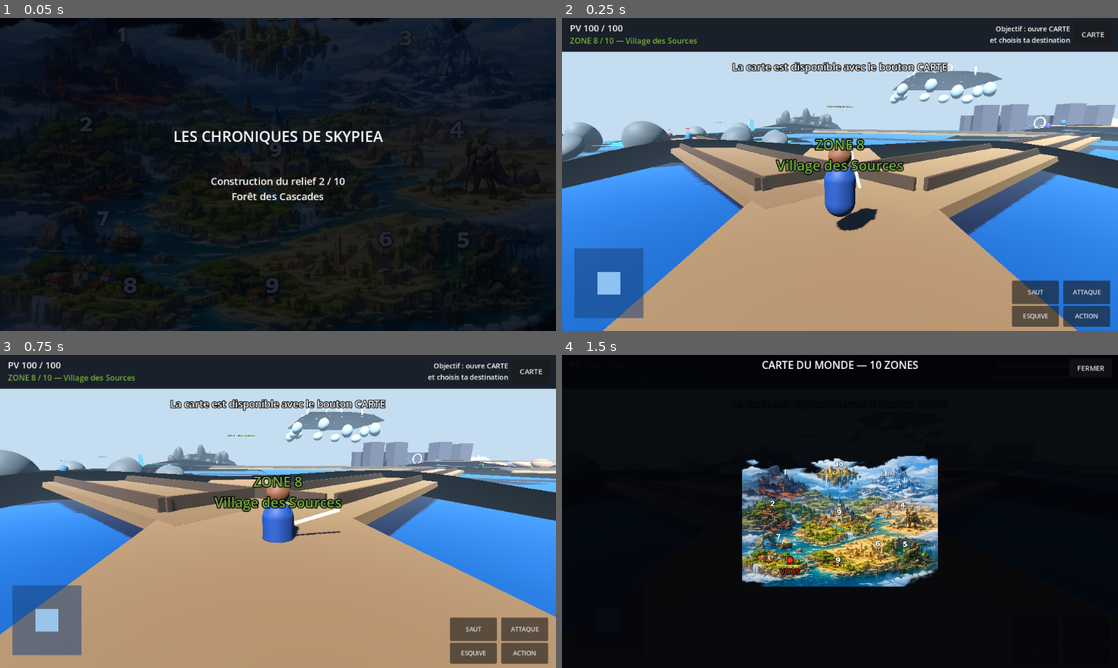
Above: before the commit, frames 1-4 (two rows, left to right).
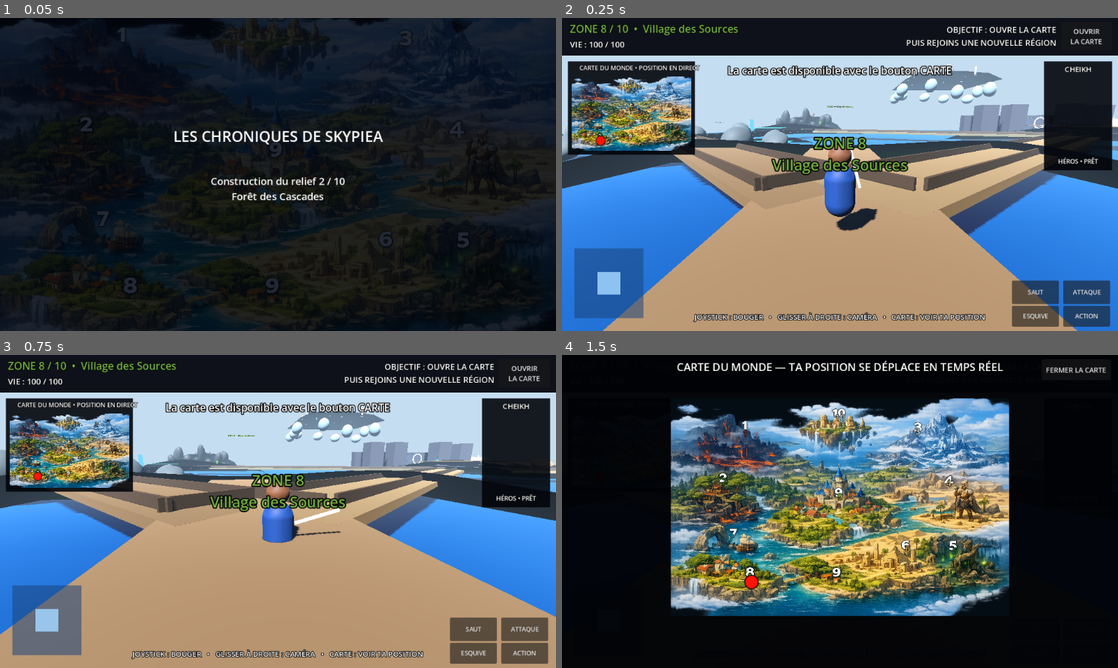
Above: after the commit, the same moments.

Repository: Chasmet/Zelda-like
Game: Godot game, scene res://scenes/main.tscn
The game is run twice, just before and just after one commit, with the same random seed, the same clock (stepped at 60 frames per second) and the same inputs. Sound files missing from this copy of the repository are replaced by a short silence.
Inputs (mouse positions are in pixels of both pictures, inside the frame that each line leads up to):
- Up to frame 1 (0.05 s): no input
- Up to frame 2 (0.25 s): no input
- Up to frame 3 (0.75 s): tap Enter at 0.5 s; move the mouse to (305, 511) at 0.52 s; hold W (move_forward) from 0.53 s (still down); tap F (attack) at 0.6 s; click (305, 511) at 0.67 s
- Up to frame 4 (1.5 s): tap Space (jump) at 0.77 s; release W (move_forward) at 1.25 s; click "CARTE" (after the commit: "OUVRIR LA CARTE") at 1.25 s

Frame 1 is identical in both runs. In frame 2, 17% of the frame differs, in the area x 0-100%, y 2-98%; in frame 3, 17%; in frame 4, 40%, in the area x 19-98%, y 1-84%.

Commit message:
Afficher la carte, le point mobile et le portrait du héros
Ajoute la vraie carte du monde dans le HUD, un marqueur rouge en temps réel, une carte plein écran, un portrait 3D face caméra et des indications de jeu plus lisibles. La scène a été lancée et capturée après chargement complet avant l’export Android.

Diff:
--- a/scenes/main.tscn
+++ b/scenes/main.tscn
@@ -1,6 +1,14 @@
-[gd_scene load_steps=2 format=3]
+[gd_scene load_steps=4 format=3]
 
-[ext_resource type="Script" path="res://scripts/main_worldmap.gd" id="1_main"]
+[ext_resource type="Script" path="res://scripts/main_hud_final.gd" id="1_main"]
+[ext_resource type="Script" path="res://scripts/portrait_hud_adjuster.gd" id="2_portrait"]
+[ext_resource type="Script" path="res://scripts/ci_hud_capture.gd" id="3_capture"]
 
-[node name="SkypieaWorldMapRelief" type="Node3D"]
+[node name="SkypieaWorldMapPortraitHUD" type="Node3D"]
 script = ExtResource("1_main")
+
+[node name="PortraitHUDAdjuster" type="Node" parent="."]
+script = ExtResource("2_portrait")
+
+[node name="CIHUDCapture" type="Node" parent="."]
+script = ExtResource("3_capture")
--- /dev/null
+++ b/scripts/ci_hud_capture.gd
@@ -0,0 +1,57 @@
+extends Node
+
+const SCREENSHOT_PATH := "res://build/validation/HUD-Carte-Portrait.png"
+const MAX_WAIT_SECONDS := 110.0
+
+
+func _ready() -> void:
+	if "--ci-hud-shot" not in OS.get_cmdline_user_args():
+		return
+	call_deferred("_capture_loaded_hud")
+
+
+func _capture_loaded_hud() -> void:
+	var game := get_parent()
+	var started_at := Time.get_ticks_msec()
+
+	while (Time.get_ticks_msec() - started_at) < int(MAX_WAIT_SECONDS * 1000.0):
+		await get_tree().process_frame
+		if _hud_is_ready(game):
+			await get_tree().create_timer(2.0).timeout
+			if game.has_method("_update_live_hud"):
+				game.call("_update_live_hud")
+			await RenderingServer.frame_post_draw
+			var output_path := ProjectSettings.globalize_path(SCREENSHOT_PATH)
+			DirAccess.make_dir_recursive_absolute(output_path.get_base_dir())
+			var image := get_viewport().get_texture().get_image()
+			var save_error := image.save_png(output_path)
+			if save_error != OK:
+				push_error("CI HUD capture failed with error %d" % save_error)
+				get_tree().quit(2)
+				return
+			print("CI HUD capture saved: %s" % output_path)
+			get_tree().quit()
+			return
+
+	push_error("CI HUD capture timed out before the world and interface were ready")
+	get_tree().quit(3)
+
+
+func _hud_is_ready(game: Node) -> bool:
+	if not is_instance_valid(game):
+		return false
+	var player = game.get("player")
+	var mini_map_frame = game.get("mini_map_frame")
+	var mini_map_marker = game.get("mini_map_marker")
+	var portrait_viewport = game.get("portrait_viewport")
+	var zone_label = game.get("zone_label")
+	var loading_screen = game.get("loading_screen")
+	if not is_instance_valid(player):
+		return false
+	if not is_instance_valid(mini_map_frame) or not is_instance_valid(mini_map_marker):
+		return false
+	if not is_instance_valid(portrait_viewport) or not is_instance_valid(zone_label):
+		return false
+	if is_instance_valid(loading_screen) and loading_screen.visible:
+		return false
+	return true
--- /dev/null
+++ b/scripts/main_hud_final.gd
@@ -0,0 +1,416 @@
+extends "res://scripts/main_worldmap.gd"
+
+const HUD_MAP_TEXTURE = preload("res://carte monde.png")
+
+var mini_map_frame
+var mini_map_marker
+var full_map_marker
+var controls_help_label
+var portrait_viewport
+var portrait_model
+var live_hud_timer
+var smoothed_marker = Vector2.ZERO
+var marker_ready = false
+
+
+func _build_hud():
+	var canvas = CanvasLayer.new()
+	canvas.layer = 20
+	add_child(canvas)
+
+	var root = Control.new()
+	root.set_anchors_and_offsets_preset(Control.PRESET_FULL_RECT)
+	root.mouse_filter = Control.MOUSE_FILTER_IGNORE
+	canvas.add_child(root)
+
+	_build_top_information_bar(root)
+	_build_persistent_world_map(root)
+	_build_character_portrait(root)
+
+	message_label = Label.new()
+	message_label.set_anchors_preset(Control.PRESET_CENTER_TOP)
+	message_label.position = Vector2(-430.0, 92.0)
+	message_label.size = Vector2(860.0, 58.0)
+	message_label.horizontal_alignment = HORIZONTAL_ALIGNMENT_CENTER
+	message_label.vertical_alignment = VERTICAL_ALIGNMENT_CENTER
+	message_label.add_theme_font_size_override("font_size", 24)
+	message_label.add_theme_constant_override("outline_size", 8)
+	root.add_child(message_label)
+
+	zone_banner = Label.new()
+	zone_banner.set_anchors_preset(Control.PRESET_CENTER)
+	zone_banner.position = Vector2(-470.0, -96.0)
+	zone_banner.size = Vector2(940.0, 96.0)
+	zone_banner.horizontal_alignment = HORIZONTAL_ALIGNMENT_CENTER
+	zone_banner.vertical_alignment = VERTICAL_ALIGNMENT_CENTER
+	zone_banner.add_theme_font_size_override("font_size", 34)
+	zone_banner.add_theme_constant_override("outline_size", 11)
+	zone_banner.visible = false
+	root.add_child(zone_banner)
+
+	_build_joystick(root)
+	_build_action_buttons(root)
+	_build_controls_help(root)
+	_build_full_world_map(root)
+
+	live_hud_timer = Timer.new()
+	live_hud_timer.wait_time = 0.05
+	live_hud_timer.one_shot = false
+	live_hud_timer.timeout.connect(_update_live_hud)
+	add_child(live_hud_timer)
+	live_hud_timer.start()
+
+
+func _build_top_information_bar(root):
+	var bar = ColorRect.new()
+	bar.color = Color(0.008, 0.018, 0.043, 0.94)
+	bar.set_anchors_preset(Control.PRESET_TOP_WIDE)
+	bar.offset_bottom = 86.0
+	bar.mouse_filter = Control.MOUSE_FILTER_IGNORE
+	root.add_child(bar)
+
+	zone_label = Label.new()
+	zone_label.position = Vector2(18.0, 8.0)
+	zone_label.size = Vector2(570.0, 38.0)
+	zone_label.add_theme_font_size_override("font_size", 24)
+	zone_label.add_theme_constant_override("outline_size", 5)
+	bar.add_child(zone_label)
+
+	health_label = Label.new()
+	health_label.position = Vector2(18.0, 47.0)
+	health_label.size = Vector2(280.0, 31.0)
+	health_label.add_theme_font_size_override("font_size", 19)
+	health_label.add_theme_constant_override("outline_size", 4)
+	bar.add_child(health_label)
+
+	objective_label = Label.new()
+	objective_label.set_anchors_preset(Control.PRESET_TOP_RIGHT)
+	objective_label.position = Vector2(-600.0, 8.0)
+	objective_label.size = Vector2(458.0, 68.0)
+	objective_label.horizontal_alignment = HORIZONTAL_ALIGNMENT_RIGHT
+	objective_label.vertical_alignment = VERTICAL_ALIGNMENT_CENTER
+	objective_label.add_theme_font_size_override("font_size", 19)
+	objective_label.add_theme_constant_override("outline_size", 4)
+	bar.add_child(objective_label)
+
+	map_button = Button.new()
+	map_button.text = "OUVRIR\nLA CARTE"
+	map_button.set_anchors_preset(Control.PRESET_TOP_RIGHT)
+	map_button.position = Vector2(-132.0, 9.0)
+	map_button.size = Vector2(118.0, 66.0)
+	map_button.add_theme_font_size_override("font_size", 16)
+	map_button.pressed.connect(_toggle_map)
+	bar.add_child(map_button)
+
+
+func _build_persistent_world_map(root):
+	var panel = ColorRect.new()
+	panel.position = Vector2(14.0, 100.0)
+	panel.size = Vector2(292.0, 214.0)
+	panel.color = Color(0.008, 0.018, 0.04, 0.90)
+	panel.mouse_filter = Control.MOUSE_FILTER_IGNORE
+	root.add_child(panel)
+
+	var title = Label.new()
+	title.text = "CARTE DU MONDE • POSITION EN DIRECT"
+	title.position = Vector2(7.0, 5.0)
+	title.size = Vector2(278.0, 27.0)
+	title.horizontal_alignment = HORIZONTAL_ALIGNMENT_CENTER
+	title.add_theme_font_size_override("font_size", 14)
+	title.add_theme_constant_override("outline_size", 4)
+	panel.add_child(title)
+
+	mini_map_frame = Control.new()
+	mini_map_frame.position = Vector2(8.0, 34.0)
+	mini_map_frame.size = Vector2(276.0, 172.0)
+	mini_map_frame.clip_contents = true
+	mini_map_frame.mouse_filter = Control.MOUSE_FILTER_IGNORE
+	panel.add_child(mini_map_frame)
+
+	var map_texture = TextureRect.new()
+	map_texture.texture = HUD_MAP_TEXTURE
+	map_texture.set_anchors_and_offsets_preset(Control.PRESET_FULL_RECT)
+	map_texture.expand_mode = TextureRect.EXPAND_IGNORE_SIZE
+	map_texture.stretch_mode = TextureRect.STRETCH_SCALE
+	map_texture.mouse_filter = Control.MOUSE_FILTER_IGNORE
+	mini_map_frame.add_child(map_texture)
+
+	_add_zone_numbers(mini_map_frame, 11, false)
+	mini_map_marker = _create_player_marker(mini_map_frame, false)
+
+
+func _build_character_portrait(root):
+	var panel = ColorRect.new()
+	panel.set_anchors_preset(Control.PRESET_TOP_RIGHT)
+	panel.position = Vector2(-170.0, 100.0)
+	panel.size = Vector2(156.0, 250.0)
+	panel.color = Color(0.008, 0.018, 0.04, 0.90)
+	panel.mouse_filter = Control.MOUSE_FILTER_IGNORE
+	root.add_child(panel)
+
+	var title = Label.new()
+	title.text = "CHEIKH"
+	title.position = Vector2(4.0, 5.0)
+	title.size = Vector2(148.0, 28.0)
+	title.horizontal_alignment = HORIZONTAL_ALIGNMENT_CENTER
+	title.add_theme_font_size_override("font_size", 17)
+	title.add_theme_constant_override("outline_size", 4)
+	panel.add_child(title)
+
+	portrait_viewport = SubViewport.new()
+	portrait_viewport.name = "HeroPortraitViewport"
+	portrait_viewport.size = Vector2i(148, 188)
+	portrait_viewport.transparent_bg = true
+	portrait_viewport.own_world_3d = true
+	portrait_viewport.render_target_update_mode = SubViewport.UPDATE_ALWAYS
+	add_child(portrait_viewport)
+
+	var environment = WorldEnvironment.new()
+	var env = Environment.new()
+	env.background_mode = Environment.BG_COLOR
+	env.background_color = Color(0.0, 0.0, 0.0, 0.0)
+	env.ambient_light_source = Environment.AMBIENT_SOURCE_COLOR
+	env.ambient_light_color = Color(0.72, 0.80, 1.0)
+	env.ambient_light_energy = 1.25
+	environment.environment = env
+	portrait_viewport.add_child(environment)
+
+	var key_light = DirectionalLight3D.new()
+	key_light.rotation_degrees = Vector3(-34.0, -28.0, 0.0)
+	key_light.light_energy = 2.1
+	portrait_viewport.add_child(key_light)
+
+	var rim_light = OmniLight3D.new()
+	rim_light.position = Vector3(-1.5, 2.2, -1.5)
+	rim_light.light_color = Color(0.35, 0.60, 1.0)
+	rim_light.light_energy = 2.0
+	rim_light.omni_range = 6.0
+	portrait_viewport.add_child(rim_light)
+
+	var camera = Camera3D.new()
+	camera.position = Vector3(0.0, 1.28, 3.75)
+	portrait_viewport.add_child(camera)
+	camera.look_at(Vector3(0.0, 1.20, 0.0), Vector3.UP)
+	camera.current = true
+
+	if ResourceLoader.exists(HERO_MODEL):
+		var hero_resource = load(HERO_MODEL)
+		if hero_resource is PackedScene:
+			portrait_model = hero_resource.instantiate()
+			portrait_model.rotation.y = PI
+			portrait_model.position = Vector3(0.0, 0.0, 0.0)
+			portrait_viewport.add_child(portrait_model)
+
+	var portrait_texture = TextureRect.new()
+	portrait_texture.position = Vector2(4.0, 32.0)
+	portrait_texture.size = Vector2(148.0, 188.0)
+	portrait_texture.texture = portrait_viewport.get_texture()
+	portrait_texture.expand_mode = TextureRect.EXPAND_IGNORE_SIZE
+	portrait_texture.stretch_mode = TextureRect.STRETCH_KEEP_ASPECT_CENTERED
+	portrait_texture.mouse_filter = Control.MOUSE_FILTER_IGNORE
+	panel.add_child(portrait_texture)
+
+	var status = Label.new()
+	status.text = "HÉROS • PRÊT"
+	status.position = Vector2(4.0, 220.0)
+	status.size = Vector2(148.0, 25.0)
+	status.horizontal_alignment = HORIZONTAL_ALIGNMENT_CENTER
+	status.add_theme_font_size_override("font_size", 14)
+	status.add_theme_constant_override("outline_size", 4)
+	panel.add_child(status)
+
+
+func _build_controls_help(root):
+	controls_help_label = Label.new()
+	controls_help_label.set_anchors_preset(Control.PRESET_CENTER_BOTTOM)
+	controls_help_label.position = Vector2(-425.0, -54.0)
+	controls_help_label.size = Vector2(850.0, 42.0)
+	controls_help_label.text = "JOYSTICK : BOUGER   •   GLISSER À DROITE : CAMÉRA   •   CARTE : VOIR TA POSITION"
+	controls_help_label.horizontal_alignment = HORIZONTAL_ALIGNMENT_CENTER
+	controls_help_label.vertical_alignment = VERTICAL_ALIGNMENT_CENTER
+	controls_help_label.add_theme_font_size_override("font_size", 17)
+	controls_help_label.add_theme_constant_override("outline_size", 6)
+	controls_help_label.mouse_filter = Control.MOUSE_FILTER_IGNORE
+	root.add_child(controls_help_label)
+
+
+func _build_full_world_map(root):
+	map_panel = ColorRect.new()
+	map_panel.set_anchors_and_offsets_preset(Control.PRESET_FULL_RECT)
+	map_panel.color = Color(0.003, 0.008, 0.022, 0.975)
+	map_panel.mouse_filter = Control.MOUSE_FILTER_STOP
+	map_panel.visible = false
+	root.add_child(map_panel)
+
+	var title = Label.new()
+	title.text = "CARTE DU MONDE — TA POSITION SE DÉPLACE EN TEMPS RÉEL"
+	title.set_anchors_preset(Control.PRESET_CENTER_TOP)
+	title.position = Vector2(-430.0, 10.0)
+	title.size = Vector2(860.0, 46.0)
+	title.horizontal_alignment = HORIZONTAL_ALIGNMENT_CENTER
+	title.add_theme_font_size_override("font_size", 25)
+	title.add_theme_constant_override("outline_size", 6)
+	map_panel.add_child(title)
+
+	map_frame = Control.new()
+	map_frame.set_anchors_preset(Control.PRESET_CENTER)
+	map_frame.position = Vector2(-390.0, -260.0)
+	map_frame.size = Vector2(780.0, 500.0)
+	map_frame.clip_contents = true
+	map_panel.add_child(map_frame)
+
+	var backdrop = ColorRect.new()
+	backdrop.set_anchors_and_offsets_preset(Control.PRESET_FULL_RECT)
+	backdrop.color = Color(0.02, 0.05, 0.08, 1.0)
+	map_frame.add_child(backdrop)
+
+	var map_texture = TextureRect.new()
+	map_texture.texture = HUD_MAP_TEXTURE
+	map_texture.set_anchors_and_offsets_preset(Control.PRESET_FULL_RECT)
+	map_texture.expand_mode = TextureRect.EXPAND_IGNORE_SIZE
+	map_texture.stretch_mode = TextureRect.STRETCH_SCALE
+	map_frame.add_child(map_texture)
+
+	_add_zone_numbers(map_frame, 20, true)
+	full_map_marker = _create_player_marker(map_frame, true)
+	map_player_marker = full_map_marker
+
+	map_zone_label = Label.new()
+	map_zone_label.set_anchors_preset(Control.PRESET_CENTER_BOTTOM)
+	map_zone_label.position = Vector2(-420.0, 240.0)
+	map_zone_label.size = Vector2(840.0, 42.0)
+	map_zone_label.horizontal_alignment = HORIZONTAL_ALIGNMENT_CENTER
+	map_zone_label.add_theme_font_size_override("font_size", 21)
+	map_zone_label.add_theme_constant_override("outline_size", 6)
+	map_panel.add_child(map_zone_label)
+
+	map_status_label = Label.new()
+	map_status_label.set_anchors_preset(Control.PRESET_CENTER_BOTTOM)
+	map_status_label.position = Vector2(-420.0, 280.0)
+	map_status_label.size = Vector2(840.0, 35.0)
+	map_status_label.horizontal_alignment = HORIZONTAL_ALIGNMENT_CENTER
+	map_status_label.add_theme_font_size_override("font_size", 17)
+	map_status_label.add_theme_constant_override("outline_size", 5)
+	map_panel.add_child(map_status_label)
+
+	var close_button = Button.new()
+	close_button.text = "FERMER LA CARTE"
+	close_button.set_anchors_preset(Control.PRESET_TOP_RIGHT)
+	close_button.position = Vector2(-176.0, 10.0)
+	close_button.size = Vector2(160.0, 48.0)
+	close_button.add_theme_font_size_override("font_size", 16)
+	close_button.pressed.connect(_toggle_map)
+	map_panel.add_child(close_button)
+
+
+func _add_zone_numbers(frame, font_size, show_names):
+	for zone_index in range(MAP_MARKERS.size()):
+		var label = Label.new()
+		label.text = str(zone_index + 1)
+		if show_names:
+			label.tooltip_text = ZONE_NAMES[zone_index]
+		label.size = Vector2(34.0, 28.0)
+		label.position = Vector2(
+			MAP_MARKERS[zone_index].x * frame.size.x - 17.0,
+			MAP_MARKERS[zone_index].y * frame.size.y - 14.0
+		)
+		label.horizontal_alignment = HORIZONTAL_ALIGNMENT_CENTER
+		label.vertical_alignment = VERTICAL_ALIGNMENT_CENTER
+		label.modulate = ZONE_ACCENT_COLORS[zone_index]
+		label.add_theme_font_size_override("font_size", font_size)
+		label.add_theme_constant_override("outline_size", 5)
+		label.mouse_filter = Control.MOUSE_FILTER_IGNORE
+		frame.add_child(label)
+
+
+func _create_player_marker(frame, large):
+	var marker = Label.new()
+	marker.text = "●"
+	marker.size = Vector2(42.0, 42.0) if large else Vector2(28.0, 28.0)
+	marker.horizontal_alignment = HORIZONTAL_ALIGNMENT_CENTER
+	marker.vertical_alignment = VERTICAL_ALIGNMENT_CENTER
+	marker.modulate = Color(1.0, 0.08, 0.03)
+	marker.add_theme_font_size_override("font_size", 34 if large else 23)
+	marker.add_theme_constant_override("outline_size", 7 if large else 5)
+	marker.mouse_filter = Control.MOUSE_FILTER_IGNORE
+	frame.add_child(marker)
+	return marker
+
+
+func _update_live_hud():
+	if not is_instance_valid(player):
+		return
+
+	var target = _calculate_live_marker()
+	if not marker_ready:
+		smoothed_marker = target
+		marker_ready = true
+	else:
+		smoothed_marker = smoothed_marker.lerp(target, 0.32)
+
+	_position_marker(mini_map_marker, mini_map_frame, smoothed_marker)
+	_position_marker(full_map_marker, map_frame, smoothed_marker)
+
+	var pulse = 1.0 + sin(Time.get_ticks_msec() * 0.010) * 0.13
+	if is_instance_valid(mini_map_marker):
+		mini_map_marker.scale = Vector2.ONE * pulse
+	if is_instance_valid(full_map_marker):
+		full_map_marker.scale = Vector2.ONE * pulse
+
+	if is_instance_valid(portrait_model):
+		portrait_model.rotation.y = PI + sin(Time.get_ticks_msec() * 0.0012) * 0.10
+
+
+func _calculate_live_marker():
+	var center = ZONE_CENTERS[current_zone]
+	var base = MAP_MARKERS[current_zone]
+	var local_x = clamp((player.global_position.x - center.x) / TERRAIN_SIZE.x, -0.55, 0.55)
+	var local_z = clamp((player.global_position.z - center.z) / TERRAIN_SIZE.y, -0.55, 0.55)
+	var movement = Vector2(local_x * 0.115, local_z * 0.095)
+	return Vector2(
+		clamp(base.x + movement.x, 0.035, 0.965),
+		clamp(base.y + movement.y, 0.035, 0.965)
+	)
+
+
+func _position_marker(marker, frame, normalized):
+	if not is_instance_valid(marker) or not is_instance_valid(frame):
+		return
+	marker.position = Vector2(
+		normalized.x * frame.size.x - marker.size.x * 0.5,
+		normalized.y * frame.size.y - marker.size.y * 0.5
+	)
+
+
+func _update_map_marker():
+	_update_live_hud()
+	if is_instance_valid(map_zone_label):
+		map_zone_label.text = "● VOUS ÊTES EN ZONE %d — %s" % [current_zone + 1, ZONE_NAMES[current_zone]]
+
+	var completed_count = 0
+	for zone_index in range(zone_completed.size()):
+		if bool(zone_completed[zone_index]):
+			completed_count += 1
+	if is_instance_valid(map_status_label):
+		map_status_label.text = "RÉGIONS LIBÉRÉES : %d / 10   •   LE POINT ROUGE INDIQUE TA POSITION" % completed_count
+
+
+func _update_hud():
+	if is_instance_valid(player) and is_instance_valid(health_label):
+		health_label.text = "VIE : %d / %d" % [player.health, player.max_health]
+
+	if is_instance_valid(zone_label):
+		zone_label.text = "ZONE %d / 10  •  %s" % [current_zone + 1, ZONE_NAMES[current_zone]]
+		zone_label.modulate = ZONE_ACCENT_COLORS[current_zone]
+
+	if is_instance_valid(objective_label):
+		if game_complete:
+			objective_label.text = "OBJECTIF TERMINÉ\nMONDE LIBÉRÉ • %d GARDIENS VAINCUS" % total_defeated
+		elif current_zone == START_ZONE:
+			objective_label.text = "OBJECTIF : OUVRE LA CARTE\nPUIS REJOINS UNE NOUVELLE RÉGION"
+		elif int(zone_remaining[current_zone]) > 0:
+			objective_label.text = "OBJECTIF : LIBÉRER LA ZONE\nGARDIENS RESTANTS : %d / %d" % [zone_remaining[current_zone], zone_total[current_zone]]
+		else:
+			objective_label.text = "ZONE LIBÉRÉE\nSUIS LA CARTE VERS UNE AUTRE RÉGION"
+
+	_update_map_marker()
--- /dev/null
+++ b/scripts/portrait_hud_adjuster.gd
@@ -0,0 +1,24 @@
+extends Node
+
+
+func _ready() -> void:
+	call_deferred("_adjust_portrait")
+
+
+func _adjust_portrait() -> void:
+	var game := get_parent()
+	for _frame in range(900):
+		await get_tree().process_frame
+		var portrait_model = game.get("portrait_model")
+		var portrait_viewport = game.get("portrait_viewport")
+		if not is_instance_valid(portrait_model) or not is_instance_valid(portrait_viewport):
+			continue
+
+		portrait_model.scale = Vector3.ONE * 1.12
+		portrait_model.position = Vector3(0.0, -0.05, 0.0)
+
+		var portrait_camera: Camera3D = portrait_viewport.get_camera_3d()
+		if is_instance_valid(portrait_camera):
+			portrait_camera.position = Vector3(0.0, 1.28, -2.95)
+			portrait_camera.look_at(Vector3(0.0, 1.22, 0.0), Vector3.UP)
+		return
Not shown, changed: export_presets.cfg
Not shown, changed: .github/workflows/build-android.yml
